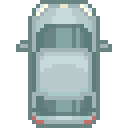
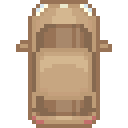
Layered file, before and after one edit (128x128). Changes by layer:
added layer "brown" above "red" over [16, 0, 112, 128]
moved "silver" above "Layer 5" over [16, 0, 112, 128]
